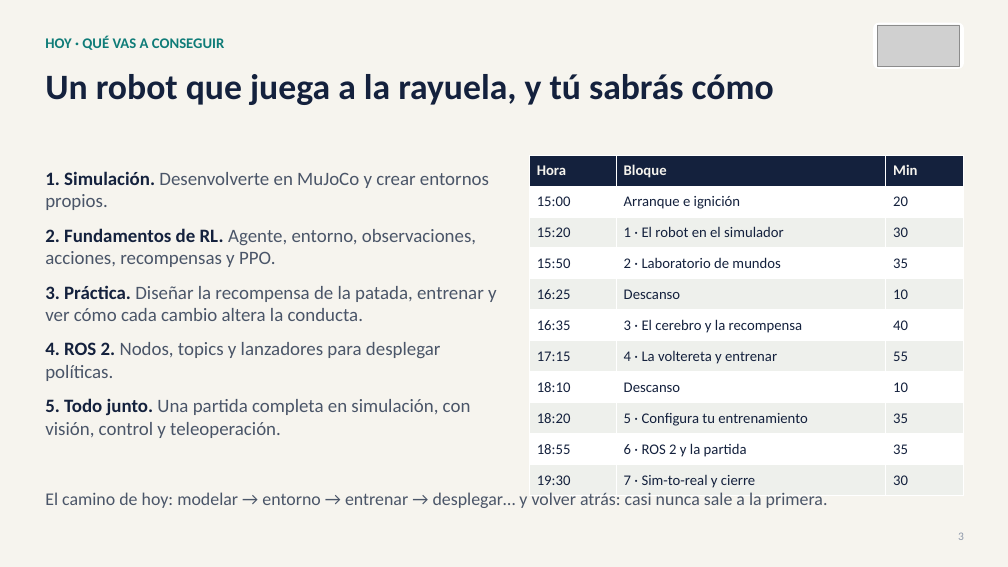
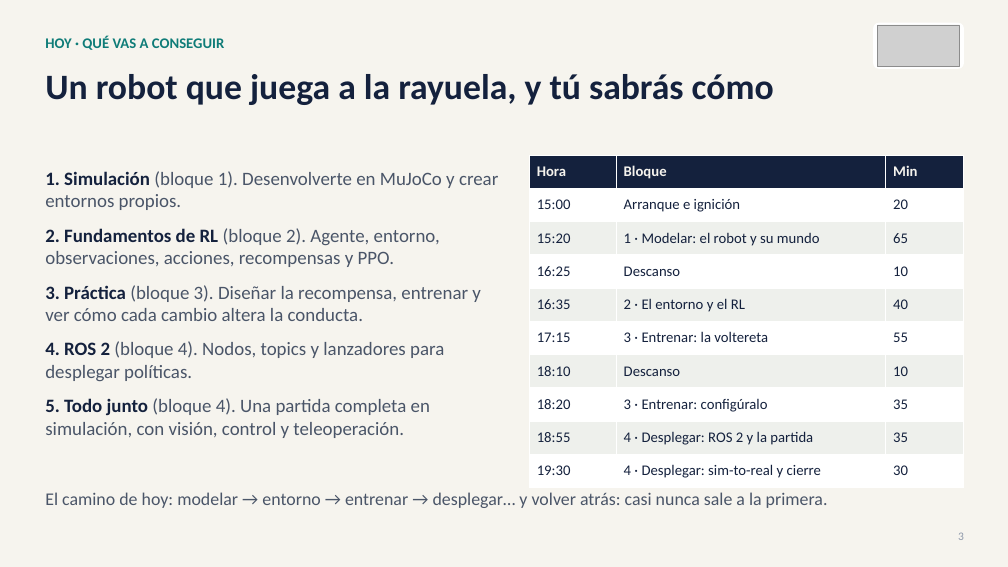
Before and after one commit to david2526IA/taller_microduck_windows, a slide deck: slide 3 of workshop-ia-fisica/presentaciones/Presentacion_03_taller_completo.pptx. Drawn at 1008x567 pixels with LibreOffice and Linux fonts; fonts in the diff are those of the drawing; grey boxes stand for pictures. Boxes give left, top, right and bottom in pixels: in the first picture for what was removed or moved away, otherwise in the second. Text is boxed around its words. In the diff, an @@ line names an element or a change of style, - is before the commit and + after.

Commit message:
Taller en cuatro bloques como el video y la descripcion oficial: Modelar, El entorno y el RL, Entrenar, Desplegar; casos de uso al final

```diff
--- a/workshop-ia-fisica/presentaciones/Presentacion_03_taller_completo.pptx
+++ b/workshop-ia-fisica/presentaciones/Presentacion_03_taller_completo.pptx
@@ text at bbox=[45, 171, 498, 438]: text changed @@
-1. Simulación. Desenvolverte en MuJoCo y crear entornos propios.
-2. Fundamentos de RL. Agente, entorno, observaciones, acciones, recompensas y PPO.
-3. Práctica. Diseñar la recompensa de la patada, entrenar y ver cómo cada cambio altera la conducta.
-4. ROS 2. Nodos, topics y lanzadores para desplegar políticas.
-5. Todo junto. Una partida completa en simulación, con visión, control y teleoperación.
+1. Simulación (bloque 1). Desenvolverte en MuJoCo y crear entornos propios.
+2. Fundamentos de RL (bloque 2). Agente, entorno, observaciones, acciones, recompensas y PPO.
+3. Práctica (bloque 3). Diseñar la recompensa, entrenar y ver cómo cada cambio altera la conducta.
+4. ROS 2 (bloque 4). Nodos, topics y lanzadores para desplegar políticas.
+5. Todo junto (bloque 4). Una partida completa en simulación, con visión, control y teleoperación.
@@ table at bbox=[529, 155, 963, 488] @@
-row 3: 15:20 | 1 · El robot en el simulador | 30
-row 4: 15:50 | 2 · Laboratorio de mundos | 35
+row 3: 15:20 | 1 · Modelar: el robot y su mundo | 65
-row 5, column 2: 3 · El cerebro y la recompensa
+row 5, column 2: 2 · El entorno y el RL
-row 6, column 2: 4 · La voltereta y entrenar
+row 6, column 2: 3 · Entrenar: la voltereta
-row 8, column 2: 5 · Configura tu entrenamiento
+row 8, column 2: 3 · Entrenar: configúralo
-row 9, column 2: 6 · ROS 2 y la partida
+row 9, column 2: 4 · Desplegar: ROS 2 y la partida
-row 10, column 2: 7 · Sim-to-real y cierre
+row 10, column 2: 4 · Desplegar: sim-to-real y cierre
```
Also in this commit, not shown: 40 other slides changed, 3 other files.
